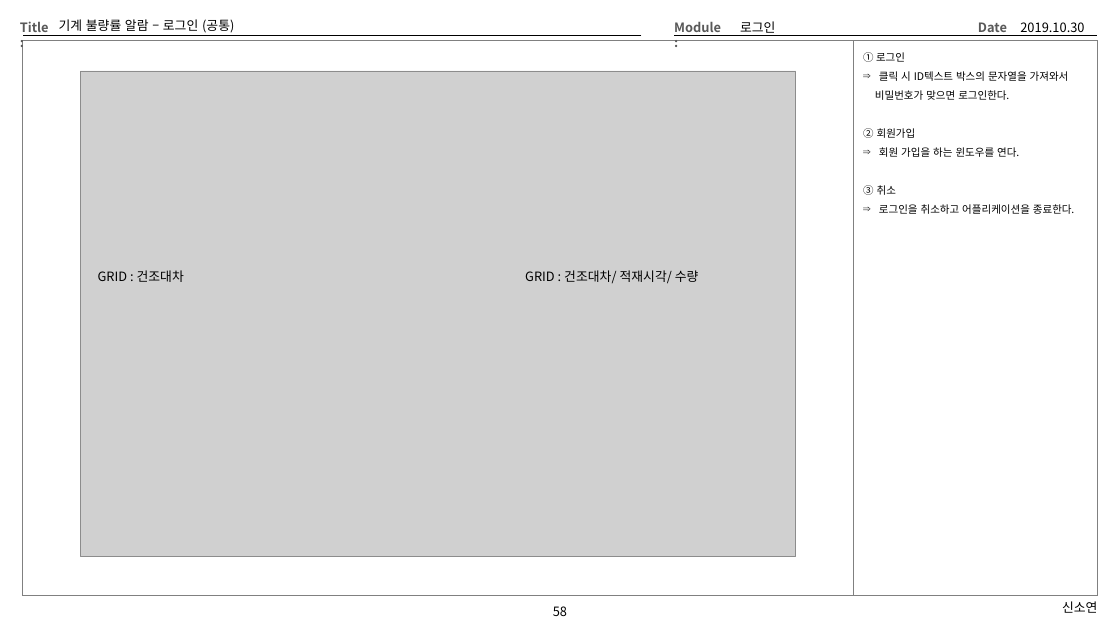
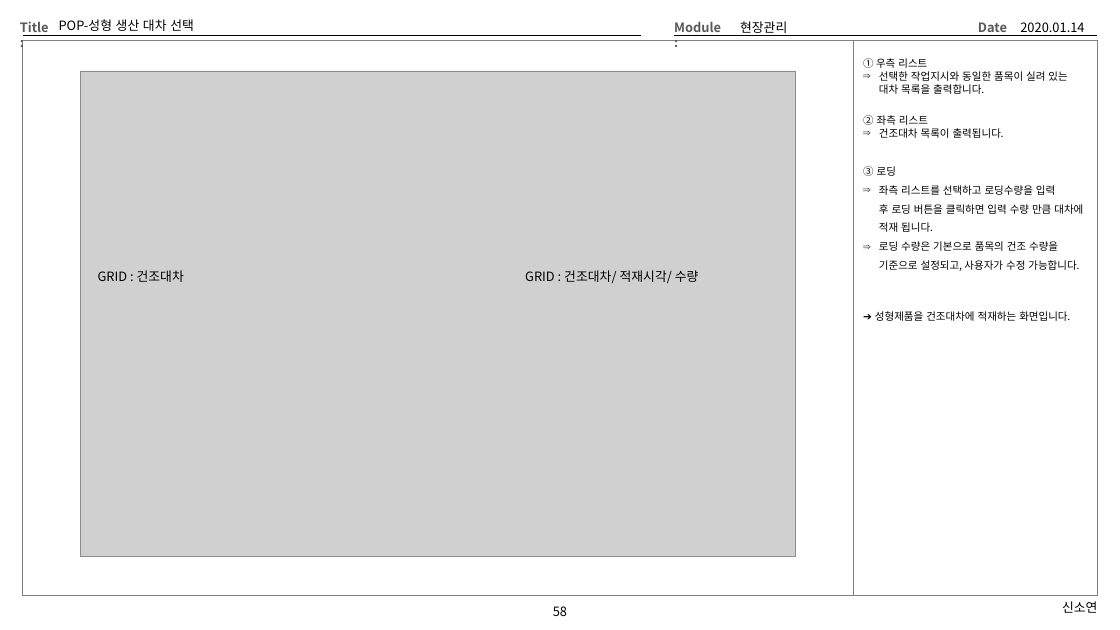
Before and after one commit to Cliedy-s/Team4, a slide deck: slide 58 of source/TEMP/Team4화면설계 - 신소연.pptx. Drawn at 1120x630 pixels with LibreOffice and Linux fonts; fonts in the diff are those of the drawing; grey boxes stand for pictures. Boxes give left, top, right and bottom in pixels: in the first picture for what was removed or moved away, otherwise in the second. Text is boxed around its words. In the diff, an @@ line names an element or a change of style, - is before the commit and + after.

```diff
--- a/source/TEMP/Team4화면설계 - 신소연.pptx
+++ b/source/TEMP/Team4화면설계 - 신소연.pptx
@@ title at (x1=59, y1=19, x2=194, y2=31): text changed @@
-기계 불량률 알람 – 로그인 (공통)
+POP-성형 생산 대차 선택
@@ text at (x1=740, y1=21, x2=787, y2=36): text changed @@
-로그인
+현장관리
@@ text at (x1=1020, y1=22, x2=1084, y2=36): text changed @@
-2019.10.30
+2020.01.14
@@ text at (x1=863, y1=58, x2=1083, y2=321): text changed @@
-① 로그인
-⇒ 클릭 시 ID텍스트 박스의 문자열을 가져와서
-비밀번호가 맞으면 로그인한다.
-② 회원가입
-⇒ 회원 가입을 하는 윈도우를 연다.
-③ 취소
-⇒ 로그인을 취소하고 어플리케이션을 종료한다.
+① 우측 리스트
+⇒ 선택한 작업지시와 동일한 품목이 실려 있는 대차 목록을 출력합니다.
+② 좌측 리스트
+⇒ 건조대차 목록이 출력됩니다.
+③ 로딩
+⇒ 좌측 리스트를 선택하고 로딩수량을 입력
+  후 로딩 버튼을 클릭하면 입력 수량 만큼 대차에 적재 됩니다.
+⇒ 로딩 수량은 기본으로 품목의 건조 수량을 기준으로 설정되고, 사용자가 수정 가능합니다.
+➔ 성형제품을 건조대차에 적재하는 화면입니다.
```
Also in this commit, not shown: 17 other slides changed, 19 other files.
